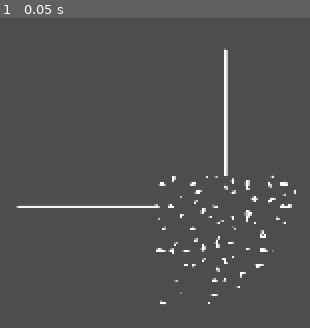
Above: before the commit, frame 1.
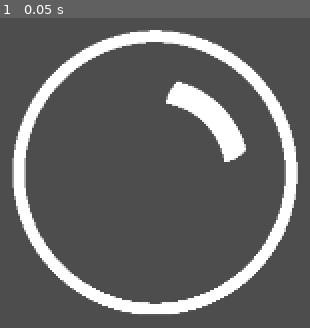
Above: after the commit, the same moment.

Repository: noel-schenk/GGJ25
Game: Godot game, scene res://assets/bubbles/singleBubble.tscn
The game is run twice, just before and just after one commit, with the same random seed, the same clock (stepped at 60 frames per second) and the same inputs. This scene is started directly instead of the project's main scene.
Inputs:
- Up to frame 1 (0.05 s): no input

The runs differ from the first frame. In frame 1, 15% of the frame differs, in the area x 3-97%, y 3-96%.

Commit message:
bubble functionalites done: pop, squish, grow

Diff:
--- a/assets/bubbles/singleBubble.gdshader
+++ b/assets/bubbles/singleBubble.gdshader
@@ -1,6 +1,6 @@
 shader_type canvas_item;
 
-uniform vec3 color = vec3(1.0, 1.0, 1.0);
+uniform vec3 color: source_color  = vec3(1.0, 1.0, 1.0);
 
 uniform vec3 grow_origin = vec3(0.0, 1.0, 0.0);
 uniform float grow_time :hint_range(0.0, 1.0, 0.05) = 1.0;
@@ -8,7 +8,7 @@
 uniform vec3 squish_origin = vec3(0.0, 1.0, 0.0);
 uniform float squish_time :hint_range(0.0, 1.0, 0.05) = 0.0;
 
-uniform float plop: hint_range(0.0, 1.0, 0.05) = 0.5;
+uniform float pop_time: hint_range(0.0, 1.0, 0.05) = 0.0;
 
 float ease_in(float t) {
 	return t * t;
@@ -27,12 +27,11 @@
 	vec2 position = UV;
 	position -= vec2(0.5, 0.5);
 	position *= 3.0 - 0.5 * squish_time;
+	position *= 1.0 - 0.3 * pop_time;
 	position += normalize(squish_origin.xy) * squish_time * 0.5;
 
-	float denorm_growth = pow(((1.0 - grow_time) * 10.0), 2.0);
+	float denorm_growth = pow((1.0 - grow_time), 2.0) * 10.0;
 	vec3 bubble_pos = vec3(position.x, position.y, get_z(position.x, position.y));
-	//float growth = distance(bubble_pos, grow_origin) + distance(position.xy, grow_origin.xy);
-	//if (growth < denorm_growth) discard;
 	float squish_distance = distance(position, squish_origin.xy);
 
 	vec2 old_position = position;
@@ -44,47 +43,43 @@
 	bubble_pos = vec3(position.x, position.y, get_z(position.x, position.y));
 	float growth = distance(bubble_pos, grow_origin) + distance(position.xy, grow_origin.xy);
 	position = position - denorm_growth * growth * (grow_origin.xy - position);
+	if (length(position) > 1.0) discard;
 	bubble_pos = vec3(position.x, position.y, get_z(position.x, position.y));
 
-	vec4 new_color = texture(TEXTURE, vec2(dot(vec2(1.0, 0.0), position.xy), dot(vec2(0.0, 1.0), vec2(position.xy))));
-
-	//if (dent < impact_time) discard;
+	vec2 tex_coords = vec2(dot(vec3(1.0, 0.0, 0.0), bubble_pos), dot(vec3(0.0, 1.0, 0.0), bubble_pos));
+	float orig_tex_scale = length(tex_coords);
+	float tex_scale = pow(orig_tex_scale, 1.0);
+	tex_coords = vec2(tex_coords.x * tex_scale * pow(grow_time, 2.0), tex_coords.y * tex_scale * pow(grow_time, 2.0));
+	vec4 new_color = texture(TEXTURE, tex_coords/2.0 + vec2(0.5, 0.5));
 
 	float center_distance = length(position);
-	//if (center_distance > 1.0)  discard;
 
 	vec3 view_dir = vec3(0.0, 0.0, -1.0);
-	float border_size_change = (1.0 + pow(position_change, 2.0)) / pow(grow_time,2.0);
+	float border_size_change = (1.0 + pow(position_change, 2.0)) / pow(grow_time,0.5);
 	float projection = -dot(bubble_pos, view_dir);
 
-	float plop_width = 0.2;
-	float plop_norm = plop * (1.0 + plop_width) - plop_width;
+	float pop_width = 0.3 * orig_tex_scale / pow(grow_time,0.5);
+	float pop_norm = pop_time * (1.0 + pop_width) - pop_width;
 	float pre_alpha = 1.0;
 	float post_alpha = 1.0;
-	if (new_color.r <= plop_norm) {
+	if (new_color.r <= pop_norm) {
 		pre_alpha = 0.0;
 		post_alpha = 0.0;
 	}
-	if(new_color.r >= plop_norm + plop_width) {
+	if(new_color.r >= pop_norm + pop_width) {
 		post_alpha = 0.0;
 	}
 
-	//if (center_distance > 0.9) discard;
 	if (projection < (0.4 * border_size_change)) { //grow_time
 		COLOR = vec4(color, pre_alpha);
 	} else {
 		float specular_one = abs(dot(bubble_pos, normalize(vec3(0.5, -0.5, 1.0))));
 		float specular_two = abs(dot(bubble_pos, normalize(vec3(0.5, -0.5, 1.0))));
 		float specular = max(specular_one, specular_two);
-		if (projection < 0.81 + 0.06 * border_size_change + 0.2 * (1.0 - grow_time) && projection > 0.81 - 0.06 * border_size_change + 0.2 * (1.0 - grow_time)  && specular > 1.0 - (0.06 * border_size_change)) {
+		if (projection < 0.81 + 0.06 * border_size_change + 0.2 * (1.0 - pow(grow_time, 0.5)) && projection > 0.81 - 0.06 * border_size_change + 0.2 * (1.0 - pow(grow_time, 0.5))  && specular > 1.0 - (0.06 * border_size_change)) {
 			COLOR = vec4(color, pre_alpha);
 		} else {
 			COLOR = vec4(color, post_alpha);//vec4(color, 0.0);
 		}
 	}
 }
-
-//void light() {
-	// Called for every pixel for every light affecting the CanvasItem.
-	// Uncomment to replace the default light processing function with this one.
-//}
--- a/assets/bubbles/singleBubble.tscn
+++ b/assets/bubbles/singleBubble.tscn
@@ -1,21 +1,21 @@
-[gd_scene load_steps=8 format=3 uid="uid://c1pw4f1n46fys"]
+[gd_scene load_steps=9 format=3 uid="uid://c1pw4f1n46fys"]
 
 [ext_resource type="Shader" path="res://assets/bubbles/singleBubble.gdshader" id="1_ddlmr"]
 [ext_resource type="Script" path="res://assets/bubbles/single_bubble.gd" id="3_4w64n"]
 
 [sub_resource type="ShaderMaterial" id="ShaderMaterial_7vabx"]
 shader = ExtResource("1_ddlmr")
-shader_parameter/color = Vector3(1, 1, 1)
-shader_parameter/grow_origin = Vector3(0, 0, 1)
+shader_parameter/color = Color(1, 1, 1, 1)
+shader_parameter/grow_origin = Vector3(0, 1, 0)
 shader_parameter/grow_time = 1.0
 shader_parameter/squish_origin = Vector3(0, 1, 0)
 shader_parameter/squish_time = 0.0
-shader_parameter/plop = 0.8
+shader_parameter/pop_time = 0.0
 
 [sub_resource type="FastNoiseLite" id="FastNoiseLite_75up7"]
 noise_type = 3
 seed = -35
-frequency = 0.0375
+frequency = 0.0349
 fractal_type = 3
 fractal_gain = 0.0
 fractal_ping_pong_strength = 0.1
@@ -33,6 +33,10 @@
 _data = [Vector2(0, 0), 0.0, 0.0, 0, 0, Vector2(1, 1), 0.0, 0.0, 0, 0]
 point_count = 2
 
+[sub_resource type="Curve" id="Curve_n0kjx"]
+_data = [Vector2(0, 0), 0.0, 3.22037, 0, 0, Vector2(1, 1), 0.0616931, 0.0, 0, 0]
+point_count = 2
+
 [node name="Sprite2D" type="Sprite2D"]
 material = SubResource("ShaderMaterial_7vabx")
 position = Vector2(318, 433)
@@ -43,4 +47,6 @@
 squish_origin = Vector3(0, 1, 0)
 grow_curve = SubResource("Curve_q842x")
 grow_anim_time = 1.0
-grow_origin = Vector3(0, 0, 1)
+grow_origin = Vector3(0, 1, 0)
+pop_curve = SubResource("Curve_n0kjx")
+pop_anim_time = 0.3
--- a/assets/bubbles/singleBubbleGrowth.gdshader
+++ /dev/null
@@ -1,56 +0,0 @@
-shader_type canvas_item;
-
-uniform vec3 color = vec3(1.0, 1.0, 1.0);
-uniform vec3 grow_origin = vec3(0.0, 1.0, 0.0);
-uniform float grow_time :hint_range(0.0, 1.0, 0.01) = 1.0;
-
-
-float get_z(float x, float y) {
-	return sqrt(1.0 - x * x - y * y);
-}
-
-void vertex() {
-	// Called for every vertex the material is visible on.
-}
-
-void fragment() {
-	vec2 position = UV;
-	position -= vec2(0.5, 0.5);
-	position *= 2.0;
-
-	float denorm_growth = pow(((1.0 - grow_time) * 10.0), 2.0);
-	vec3 bubble_pos = vec3(position.x, position.y, get_z(position.x, position.y));
-	float growth = distance(bubble_pos, grow_origin) + distance(position.xy, grow_origin.xy);
-	position = position - denorm_growth * growth * (grow_origin.xy - position);
-
-	bubble_pos = vec3(position.x, position.y, get_z(position.x, position.y));
-	//if (dent < impact_time) discard;
-
-	float center_distance = length(position);
-	if (center_distance > 1.0)  discard;
-
-	vec3 view_dir = vec3(0.0, 0.0, -1.0);
-
-	float projection = abs(dot(bubble_pos, view_dir));
-	if (projection < 0.1) {
-		COLOR = vec4(color * 0.0, 0.0);
-	} else {
-		if (projection < 0.4 / grow_time) {
-			COLOR = vec4(color, 1.0);
-		} else {
-			float specular_one = abs(dot(bubble_pos, normalize(vec3(0.5, -0.7, 1.0))));
-			float specular_two = abs(dot(bubble_pos, normalize(vec3(0.7, -0.5, 1.0))));
-			float specular = max(specular_one, specular_two);
-			if (projection < 0.81 && projection > 0.69 && specular > 0.98) {
-				COLOR = vec4(color, 1.0);
-			} else {
-				COLOR = vec4(color, 0.0);
-			}
-		}
-	}
-}
-
-//void light() {
-	// Called for every pixel for every light affecting the CanvasItem.
-	// Uncomment to replace the default light processing function with this one.
-//}
--- a/assets/bubbles/single_bubble.gd
+++ b/assets/bubbles/single_bubble.gd
@@ -9,6 +9,12 @@
 	set(value):
 		squish_origin = value
 		update_material("squish_origin", value)
+@export var squish = false:
+	set(value):
+		squish = value
+		if value:
+			_elapsed_squished_time = 0.0
+@export_range(0.0, 1.0, 0.01) var squish_status: float = 0.0
 
 @export var grow_curve: Curve
 @export var grow_anim_time: float = 4.0
@@ -16,15 +22,25 @@
 	set(value):
 		grow_origin = value
 		update_material("grow_origin", value)
-
-@export var grow = false
+@export var grow = false:
+	set(value):
+		grow = value
+		if value:
+			_elapsed_grow_time = 0.0
 @export_range(0.0, 1.0, 0.01) var grow_status: float = 1.0
 
-@export var squish = false
-@export_range(0.0, 1.0, 0.01) var squish_status: float = 0.0
+@export var pop_curve: Curve
+@export var pop_anim_time: float = 4.0
+@export var pop = false:
+	set(value):
+		pop = value
+		if value:
+			_elapsed_pop_time = 0.0
+@export_range(0.0, 1.0, 0.01) var pop_status: float = 0.0
 
 var _elapsed_squished_time: float = 0.0
 var _elapsed_grow_time: float = 0.0
+var _elapsed_pop_time: float = 0.0
 
 func update_material(param_name: String, value: Variant) -> void:
 	if material:
@@ -51,3 +67,10 @@
 		update_material("grow_time", grow_curve.sample(grow_normalized_time))
 	else:
 		update_material("grow_time", grow_status)
+
+	if pop:
+		_elapsed_pop_time += delta
+		var pop_normalized_time = clamp(_elapsed_pop_time / pop_anim_time, 0.0, 1.0)
+		update_material("pop_time", pop_curve.sample(pop_normalized_time))
+	else:
+		update_material("pop_time", pop_status)
